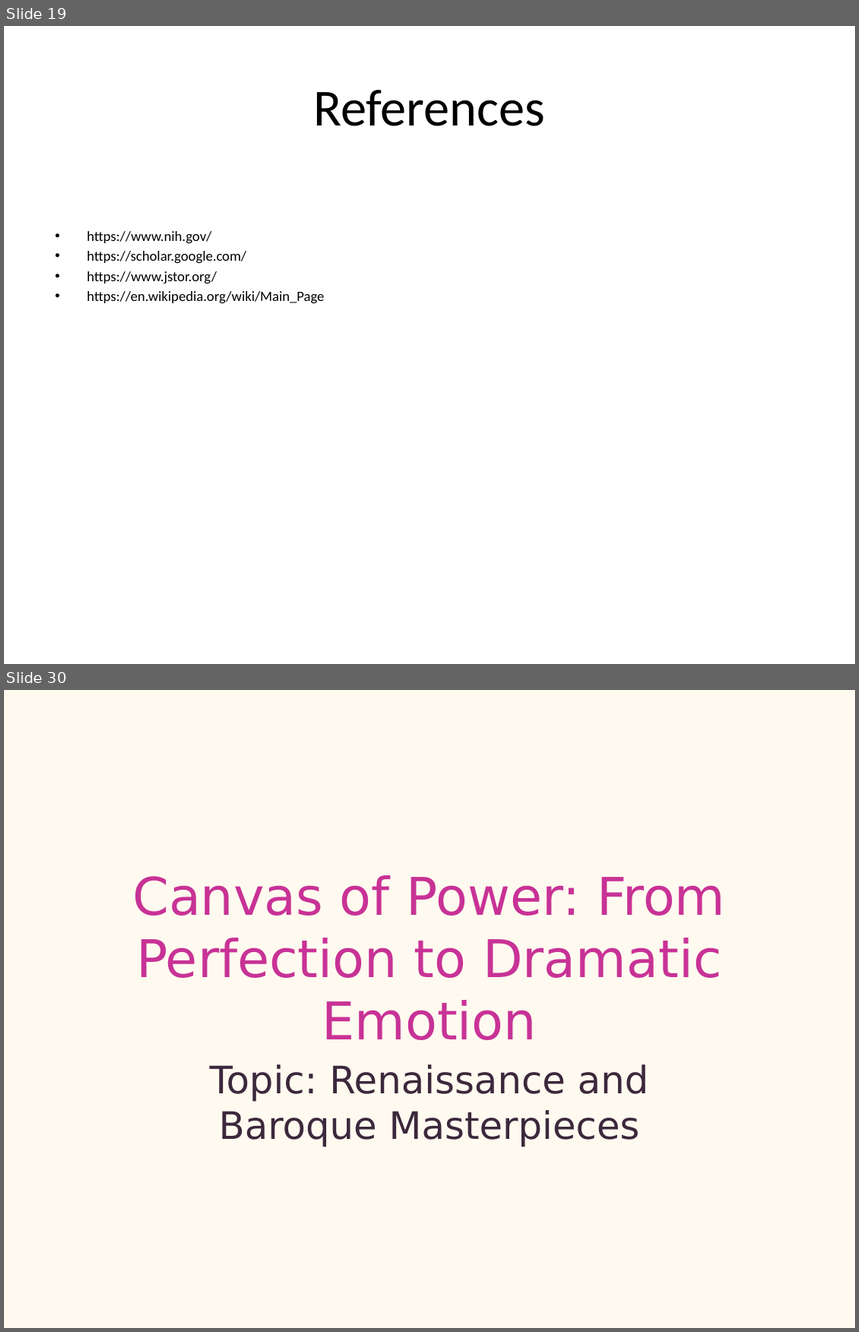
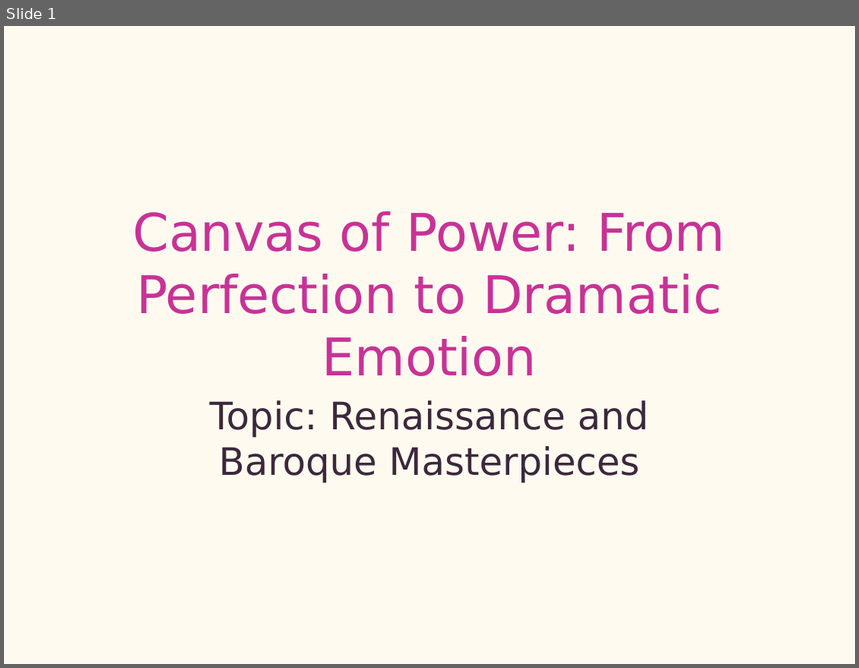
Before and after one commit to yeasy/AutoPPT, a slide deck: samples/en_art.pptx. Shown one above the other, each under a label of ours: slides 19 and 30 before the commit, slide 1 after it; the slides between them are not shown. The pictures are 859x1332 and 859x668 pixels, drawn with LibreOffice and Linux fonts; fonts in the diff are those of the drawing. Boxes give left, top, right and bottom in pixels: in the first picture for what was removed or moved away, otherwise in the second. Text is boxed around its words. In the diff, an @@ line names an element or a change of style, - is before the commit and + after.

```diff
--- a/samples/en_art.pptx
+++ b/samples/en_art.pptx
@@ slide 19 removed at (4,26,855,664), background #FFFFFF @@
@@ title removed at (313,90,545,126) @@
-References
@@ text removed at (87,231,324,304) @@
-• https://www.nih.gov/
-• https://scholar.google.com/
-• https://www.jstor.org/
-• https://en.wikipedia.org/wiki/Main_Page
@@ what was slide 30 is now slide 1 @@
```
Also in this commit, not shown: 1 slide changed, 28 other slides removed, 6 other files.
